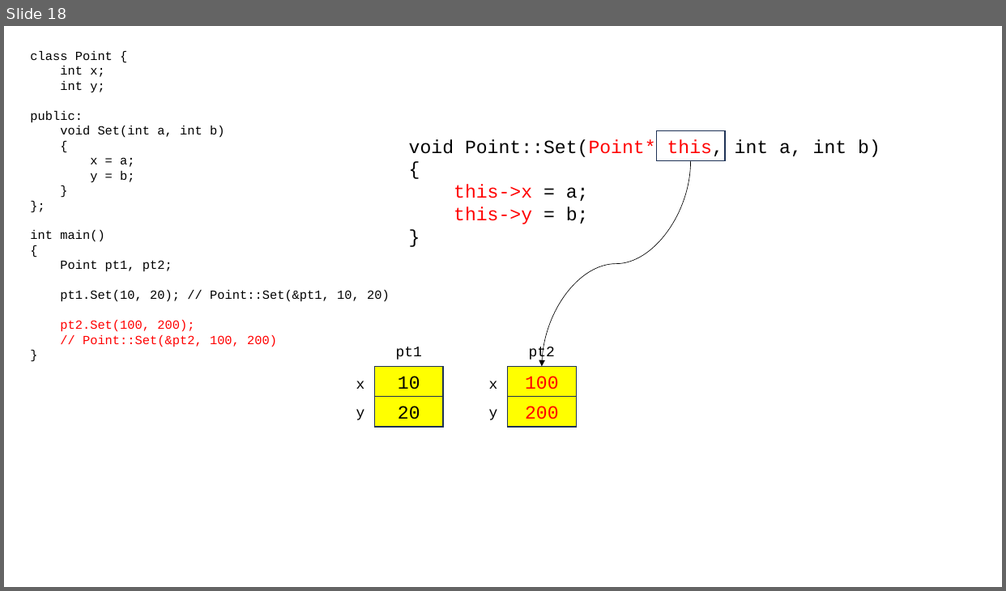
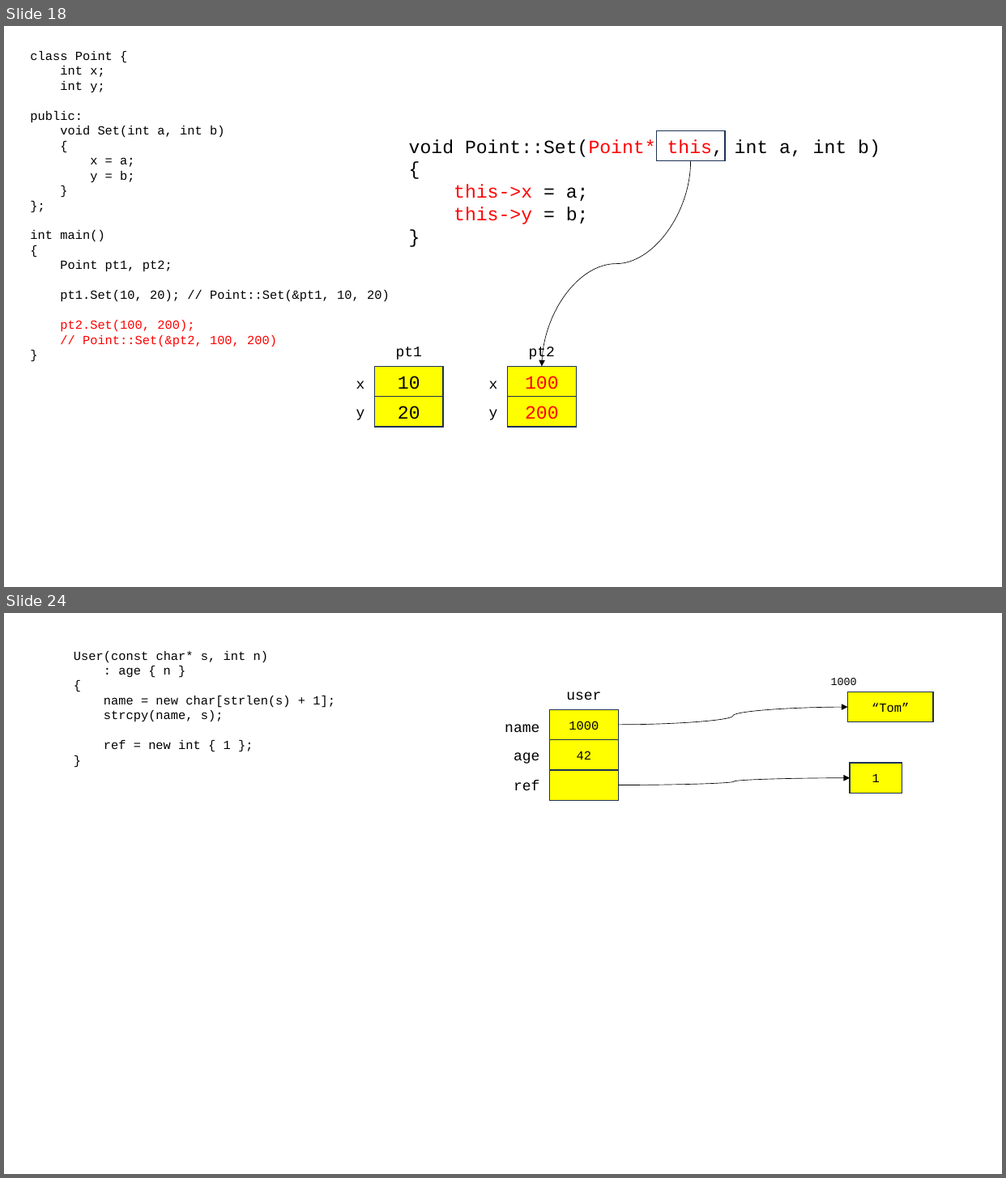
Before and after one commit to 72nkyung/hyundai_230807, a slide deck: hyundai_230807.pptx. Shown one above the other, each under a label of ours: slide 18 before the commit, slides 18 and 24 after it; the slides between them are not shown. The pictures are 1006x591 and 1006x1178 pixels, drawn with LibreOffice and Linux fonts; fonts in the diff are those of the drawing. Boxes give left, top, right and bottom in pixels: in the first picture for what was removed or moved away, otherwise in the second. Text is boxed around its words. In the diff, an @@ line names an element or a change of style, - is before the commit and + after.

```diff
--- a/hyundai_230807.pptx
+++ b/hyundai_230807.pptx
@@ slide 24 added at [4, 613, 1002, 1174], background #FFFFFF @@
@@ text added at [74, 651, 335, 749], 12 pt, text #000000 @@
+User(const char* s, int n)
+: age { n }
+{
+name = new char[strlen(s) + 1];
+strcpy(name, s);
+ref = new int { 1 };
+}
@@ text added at [831, 678, 857, 685], 10.5 pt, text #000000 @@
+1000
@@ rectangle added at [550, 709, 619, 739], fill #FFFF00, outline #1E3256 1 pt, 12 pt, text #000000 @@
+1000
@@ text added at [566, 692, 601, 700], 14 pt, text #000000 @@
+user
@@ curved arrow added from (619, 725) to (848, 707), #000000 0.5 pt @@
@@ rectangle added at [848, 692, 933, 722], fill #FFFF00, outline #1E3256 1 pt, 12 pt, text #000000 @@
+“Tom”
@@ text added at [505, 724, 539, 732], 14 pt, text #000000 @@
+name
@@ text added at [513, 752, 539, 764], 14 pt, text #000000 @@
+age
@@ rectangle added at [550, 739, 619, 769], fill #FFFF00, outline #1E3256 1 pt, 12 pt, text #000000 @@
+42
@@ text added at [513, 781, 539, 790], 14 pt, text #000000 @@
+ref
@@ rectangle added at [550, 770, 619, 800], fill #FFFF00, outline #1E3256 1 pt @@
@@ curved arrow added from (619, 786) to (850, 778), #000000 0.5 pt @@
@@ rectangle added at [850, 763, 901, 793], fill #FFFF00, outline #1E3256 1 pt, 12 pt, text #000000 @@
+1
```
Also in this commit, not shown: 10 other slides added, 1 other file.
